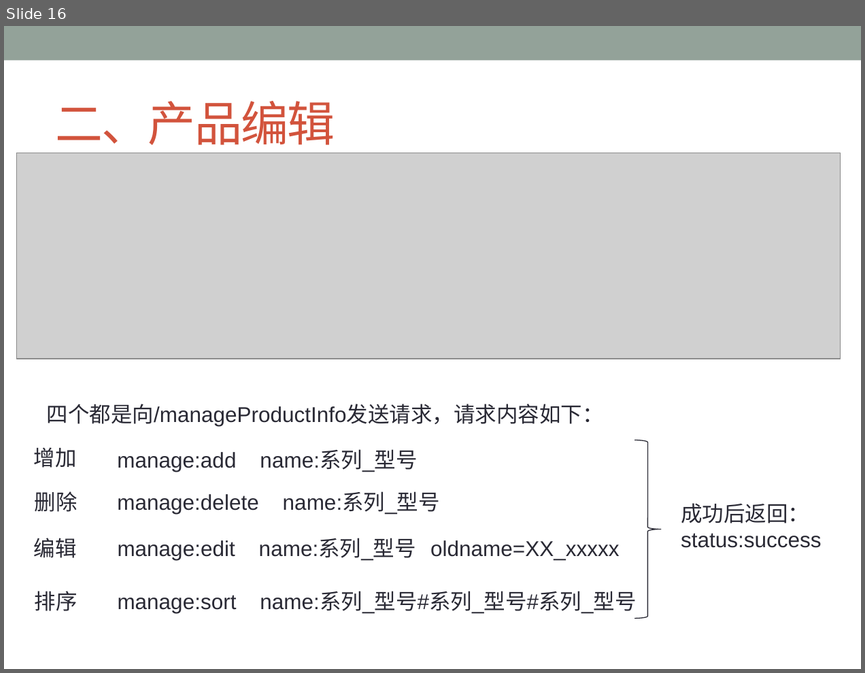
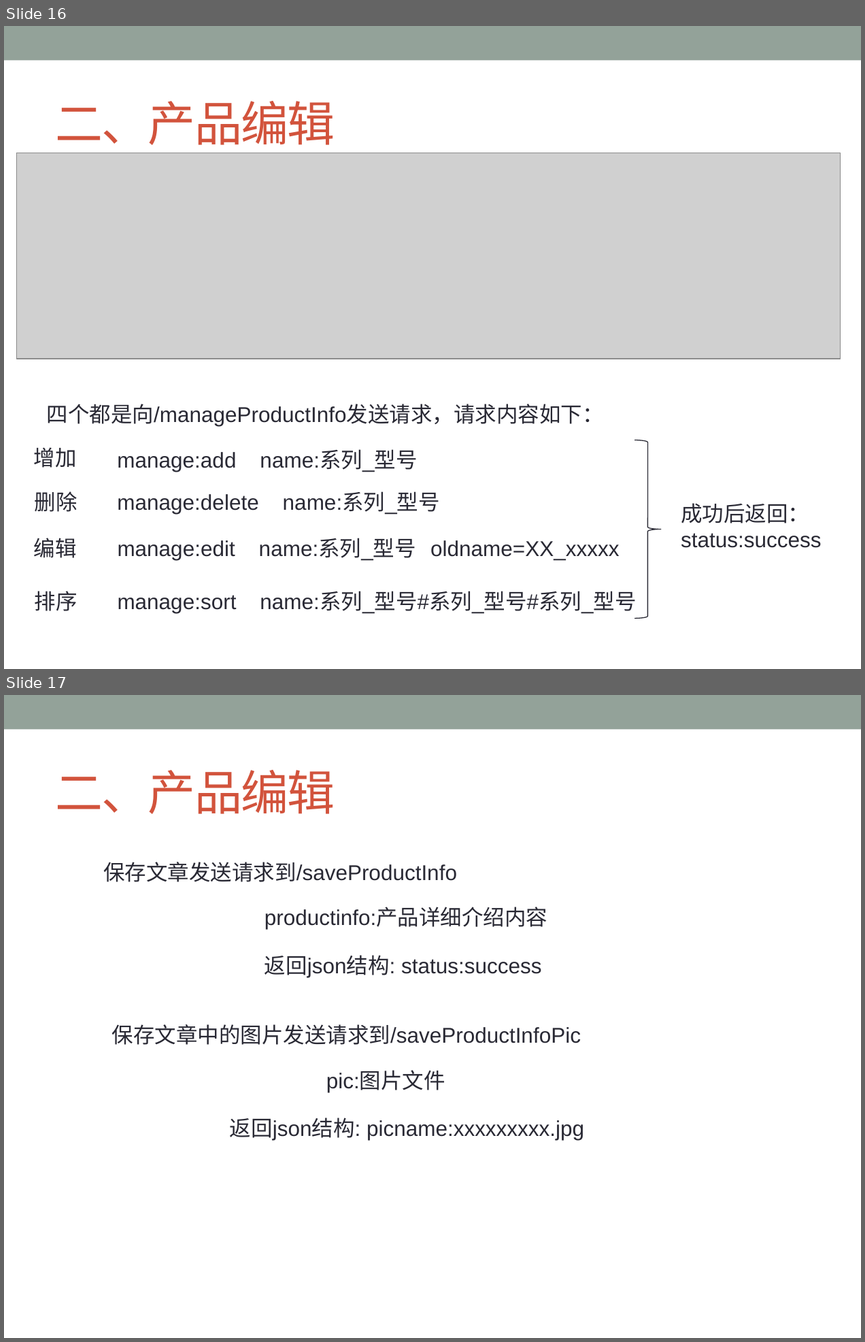
Before and after one commit to ChanSeaThink/LULLGREE, a slide deck: ZSGree前后端逻辑及接口.pptx. Shown one above the other, each under a label of ours: slide 16 before the commit, slides 16 and 17 after it. The pictures are 865x673 and 865x1342 pixels, drawn with LibreOffice and Linux fonts; fonts in the diff are those of the drawing; grey boxes stand for pictures. Boxes give left, top, right and bottom in pixels: in the first picture for what was removed or moved away, otherwise in the second. Text is boxed around its words. In the diff, an @@ line names an element or a change of style, - is before the commit and + after.

Commit message:
更新接口文件

```diff
--- a/ZSGree前后端逻辑及接口.pptx
+++ b/ZSGree前后端逻辑及接口.pptx
@@ slide 17 added at (4,695,861,1338), background #FFFFFF; not listed: 1 template element that a slide beside it also shows @@
@@ title added at (56,770,335,814), 40 pt, text #D2533C @@
+二、产品编辑
@@ text added at (103,862,457,882), 18 pt, text #292934 @@
+保存文章发送请求到/saveProductInfo
@@ text added at (264,908,548,929), 18 pt, text #292934 @@
+productinfo:产品详细介绍内容
@@ text added at (264,955,541,978), 18 pt, text #292934 @@
+返回json结构: status:success
@@ text added at (112,1024,581,1045), 18 pt, text #292934 @@
+保存文章中的图片发送请求到/saveProductInfoPic
@@ text added at (326,1071,445,1092), 18 pt, text #292934 @@
+pic:图片文件
@@ text added at (230,1117,584,1140), 18 pt, text #292934 @@
+返回json结构: picname:xxxxxxxxx.jpg
```
Also in this commit, not shown: 2 slides changed.
